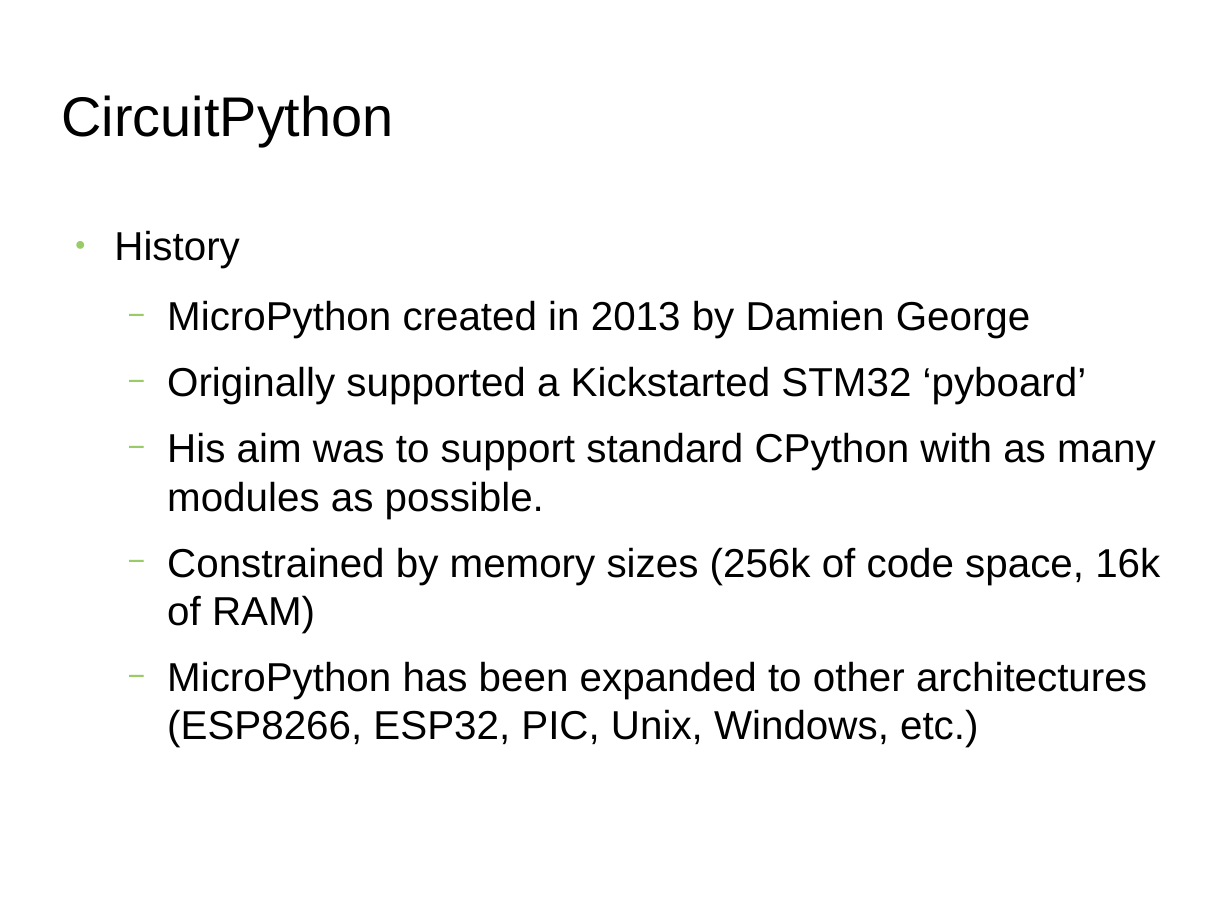
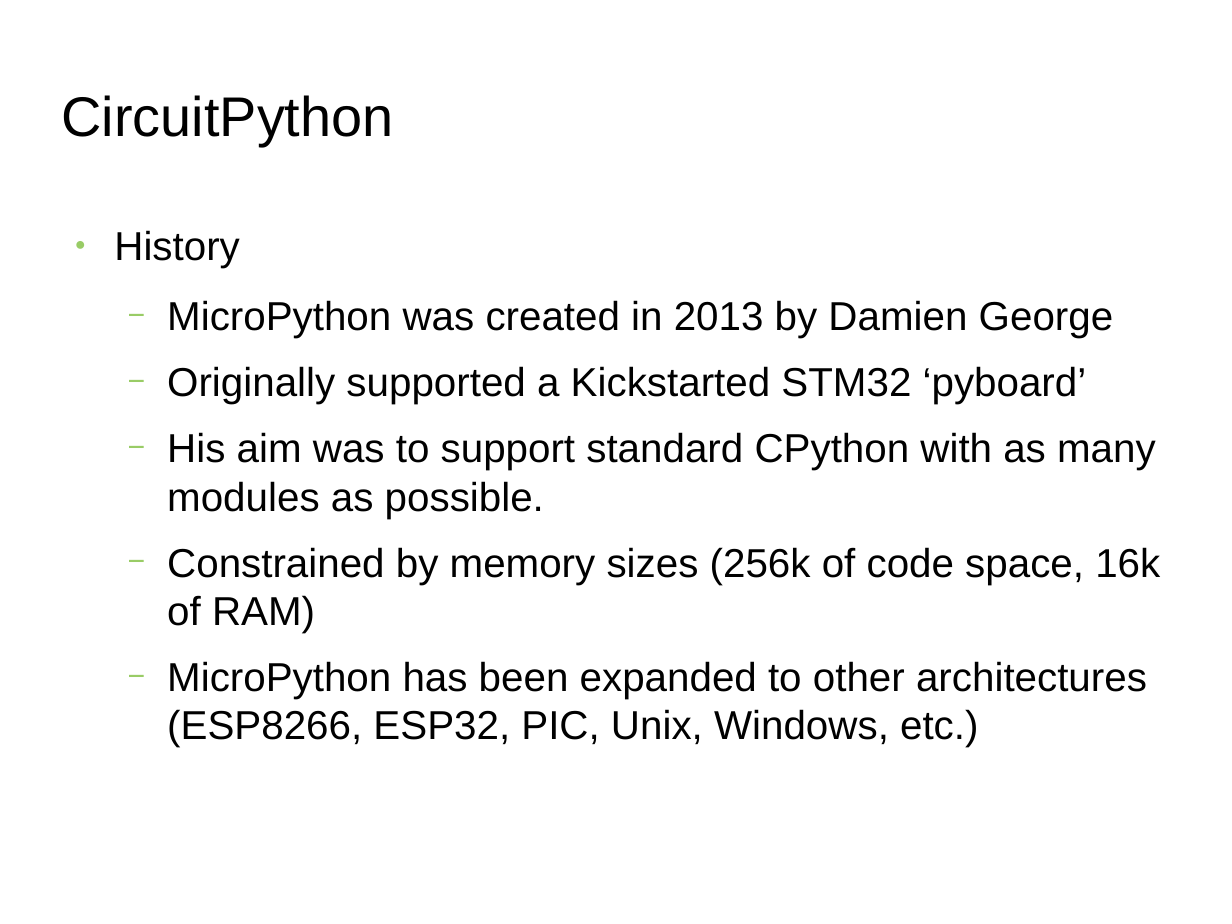
Before and after one commit to siehputz/uniforum2020, a slide deck: slide 17 of uniforum-three-quickies.odp. Drawn at 1232x924 pixels with LibreOffice and Linux fonts; fonts in the diff are those of the drawing; background and template pictures are left out. Boxes give left, top, right and bottom in pixels: in the first picture for what was removed or moved away, otherwise in the second. Text is boxed around its words. In the diff, an @@ line names an element or a change of style, - is before the commit and + after.

Commit message:
Circuitpyhton updates

```diff
--- a/uniforum-three-quickies.odp
+++ b/uniforum-three-quickies.odp
@@ text at (167, 300, 1114, 338): text changed @@
-  − MicroPython created in 2013 by Damien George
+  − MicroPython was created in 2013 by Damien George
```
Also in this commit, not shown: 4 other slides changed, 1 slide added.
